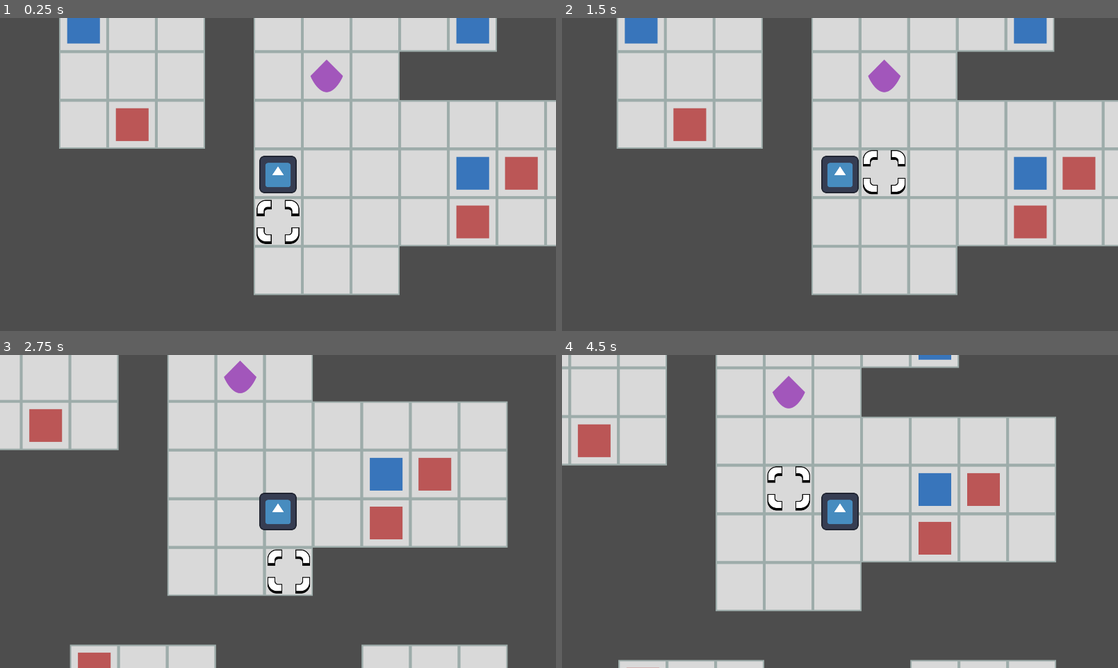
Above: before the commit, frames 1-4 (two rows, left to right).
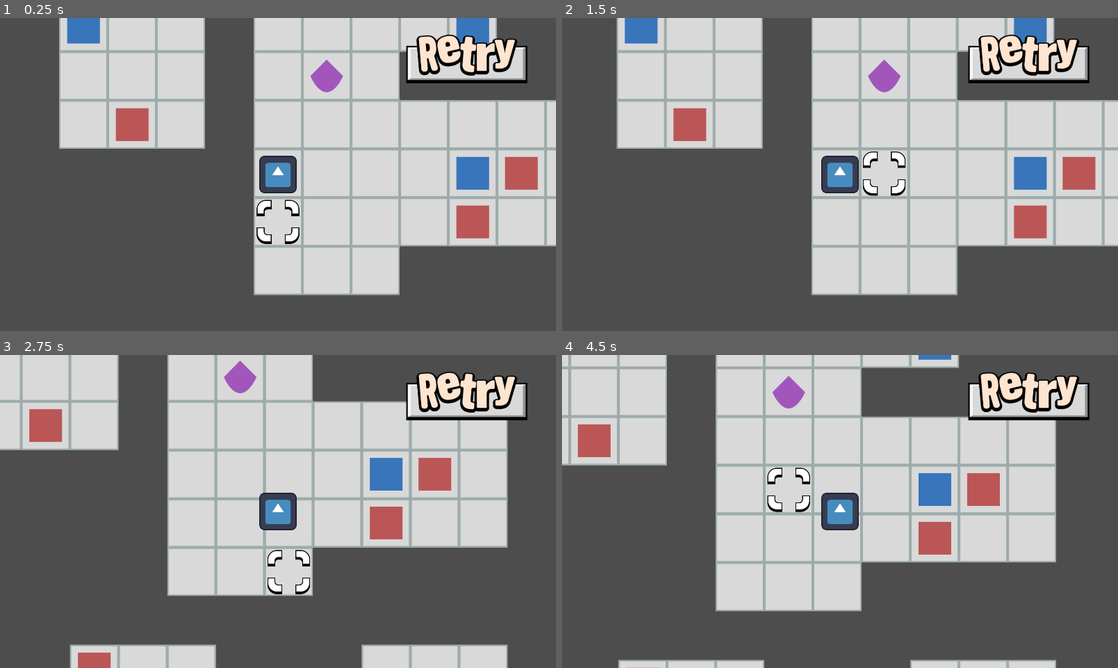
Above: after the commit, the same moments.

Repository: MRafliRasyiidin/kopycut
Game: Godot game, scene res://scenes/level_4.tscn
Two runs of this game, one before a commit and one after it. Both use one fixed random seed, a clock stepped at 60 frames per second and the inputs below. This scene is started directly instead of the project's main scene. The engine's default icon, where the game draws it, is replaced by a stand-in: a white triangle on a blue panel in a dark square.
Inputs (mouse positions are in pixels of both pictures, inside the frame that each line leads up to):
- Up to frame 1 (0.25 s): no input
- Up to frame 2 (1.5 s): click (1029, 58) at 0.52 s; tap Enter at 1.25 s; hold D (move_right) from 1.28 s (still down); hold C (copy) from 1.28 s (still down)
- Up to frame 3 (2.75 s): release D (move_right) at 2.03 s; release C (copy) at 2.03 s; hold S (move_down) from 2.03 s (still down); tap X (cut) at 2.1 s
- Up to frame 4 (4.5 s): release S (move_down) at 2.78 s; hold D (move_right) 2.78-3.53 s; hold V (paste) 2.78-3.53 s; hold W (move_up) 3.53-4.28 s; tap F (pick) at 3.6 s; hold A (move_left) from 4.28 s (still down); hold R (radius) from 4.28 s (still down)

The runs differ from the first frame. In frame 1, 3.0% of the frame differs, in the area x 73-95%, y 5-21%; in frame 2, 3.2%, in the area x 54-95%, y 5-57%; in frame 3, 2.8%; in frame 4, 3.2%.

Commit message:
fix: level_4 ui missing/broken

Diff:
--- a/scenes/level_4.tscn
+++ b/scenes/level_4.tscn
@@ -8,27 +8,27 @@
 [ext_resource type="PackedScene" uid="uid://b0mmqndsikemu" path="res://misc/controls.tscn" id="6_7ewpb"]
 [ext_resource type="Texture2D" uid="uid://bhl5b2enxnvpv" path="res://assets/retry.png" id="7_py6g0"]
 
-[sub_resource type="StyleBoxEmpty" id="StyleBoxEmpty_tbgi4"]
+[sub_resource type="StyleBoxEmpty" id="StyleBoxEmpty_jkv2x"]
+
+[sub_resource type="StyleBoxEmpty" id="StyleBoxEmpty_a8y0u"]
+
+[sub_resource type="StyleBoxEmpty" id="StyleBoxEmpty_trceg"]
+
+[sub_resource type="StyleBoxEmpty" id="StyleBoxEmpty_eb6dy"]
+
+[sub_resource type="StyleBoxEmpty" id="StyleBoxEmpty_ya4ey"]
+
+[sub_resource type="StyleBoxEmpty" id="StyleBoxEmpty_choun"]
+
+[sub_resource type="StyleBoxEmpty" id="StyleBoxEmpty_85g3d"]
+
+[sub_resource type="StyleBoxEmpty" id="StyleBoxEmpty_tipki"]
+
+[sub_resource type="StyleBoxEmpty" id="StyleBoxEmpty_o6xl0"]
 
 [sub_resource type="StyleBoxEmpty" id="StyleBoxEmpty_tefeu"]
 
-[sub_resource type="StyleBoxEmpty" id="StyleBoxEmpty_o6xl0"]
-
-[sub_resource type="StyleBoxEmpty" id="StyleBoxEmpty_tipki"]
-
-[sub_resource type="StyleBoxEmpty" id="StyleBoxEmpty_85g3d"]
-
-[sub_resource type="StyleBoxEmpty" id="StyleBoxEmpty_choun"]
-
-[sub_resource type="StyleBoxEmpty" id="StyleBoxEmpty_ya4ey"]
-
-[sub_resource type="StyleBoxEmpty" id="StyleBoxEmpty_eb6dy"]
-
-[sub_resource type="StyleBoxEmpty" id="StyleBoxEmpty_trceg"]
-
-[sub_resource type="StyleBoxEmpty" id="StyleBoxEmpty_a8y0u"]
-
-[sub_resource type="StyleBoxEmpty" id="StyleBoxEmpty_jkv2x"]
+[sub_resource type="StyleBoxEmpty" id="StyleBoxEmpty_tbgi4"]
 
 [node name="main" type="Node2D"]
 script = ExtResource("1_x7blo")
@@ -68,9 +68,13 @@
 tile_set = ExtResource("2_qsmat")
 
 [node name="CanvasLayer" type="CanvasLayer" parent="."]
-visible = false
 
 [node name="pause" parent="CanvasLayer" instance=ExtResource("5_rr1tt")]
+anchors_preset = 15
+anchor_right = 1.0
+anchor_bottom = 1.0
+grow_horizontal = 2
+grow_vertical = 2
 
 [node name="Control" parent="CanvasLayer" instance=ExtResource("6_7ewpb")]
 anchors_preset = 2
@@ -91,17 +95,17 @@
 offset_right = -32.0
 offset_bottom = 244.0
 grow_horizontal = 0
+theme_override_styles/normal = SubResource("StyleBoxEmpty_jkv2x")
+theme_override_styles/normal_mirrored = SubResource("StyleBoxEmpty_a8y0u")
+theme_override_styles/pressed = SubResource("StyleBoxEmpty_trceg")
+theme_override_styles/pressed_mirrored = SubResource("StyleBoxEmpty_eb6dy")
+theme_override_styles/hover = SubResource("StyleBoxEmpty_ya4ey")
+theme_override_styles/hover_mirrored = SubResource("StyleBoxEmpty_choun")
+theme_override_styles/hover_pressed = SubResource("StyleBoxEmpty_85g3d")
+theme_override_styles/hover_pressed_mirrored = SubResource("StyleBoxEmpty_tipki")
+theme_override_styles/disabled = SubResource("StyleBoxEmpty_o6xl0")
+theme_override_styles/disabled_mirrored = SubResource("StyleBoxEmpty_tefeu")
 theme_override_styles/focus = SubResource("StyleBoxEmpty_tbgi4")
-theme_override_styles/disabled_mirrored = SubResource("StyleBoxEmpty_tefeu")
-theme_override_styles/disabled = SubResource("StyleBoxEmpty_o6xl0")
-theme_override_styles/hover_pressed_mirrored = SubResource("StyleBoxEmpty_tipki")
-theme_override_styles/hover_pressed = SubResource("StyleBoxEmpty_85g3d")
-theme_override_styles/hover_mirrored = SubResource("StyleBoxEmpty_choun")
-theme_override_styles/hover = SubResource("StyleBoxEmpty_ya4ey")
-theme_override_styles/pressed_mirrored = SubResource("StyleBoxEmpty_eb6dy")
-theme_override_styles/pressed = SubResource("StyleBoxEmpty_trceg")
-theme_override_styles/normal_mirrored = SubResource("StyleBoxEmpty_a8y0u")
-theme_override_styles/normal = SubResource("StyleBoxEmpty_jkv2x")
 icon = ExtResource("7_py6g0")
 
 [connection signal="button_up" from="CanvasLayer/Button" to="." method="_on_button_button_up"]
